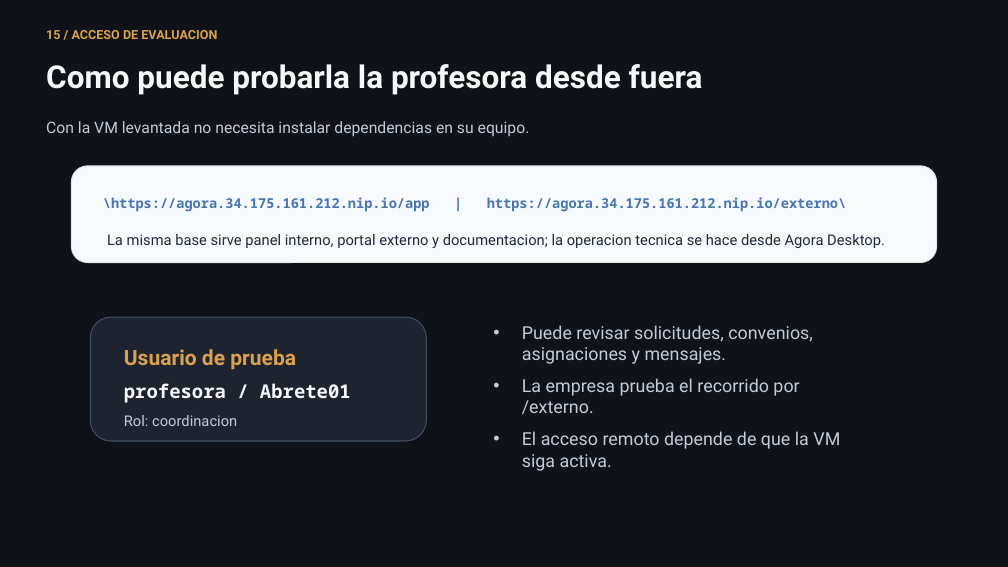
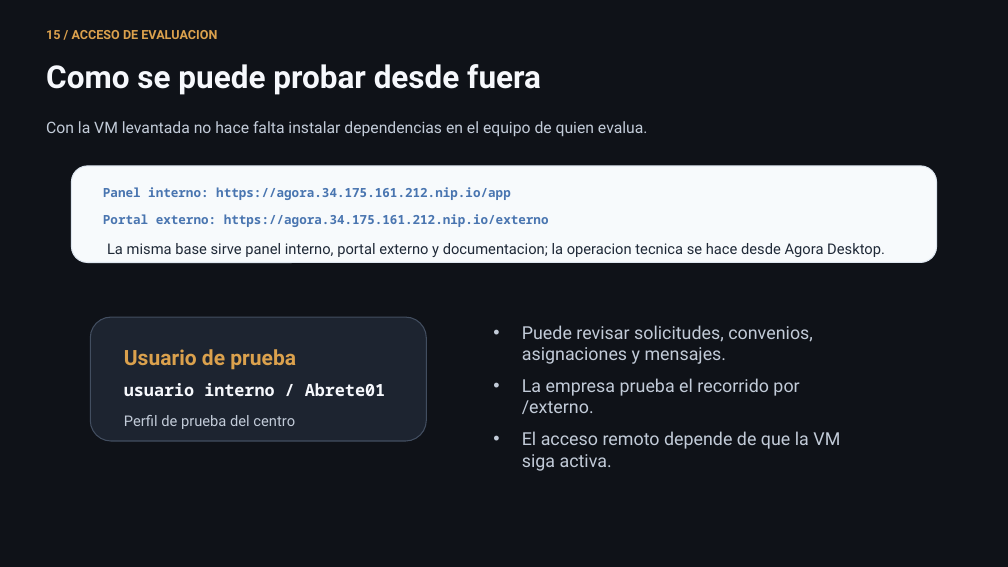
Before and after one commit to lmendez861/TFG-Agora, a slide deck: slide 16 of docs/presentacion-defensa-final.pptx. Drawn at 1008x567 pixels with LibreOffice and Linux fonts; fonts in the diff are those of the drawing. Boxes give left, top, right and bottom in pixels: in the first picture for what was removed or moved away, otherwise in the second. Text is boxed around its words. In the diff, an @@ line names an element or a change of style, - is before the commit and + after.

```diff
--- a/docs/presentacion-defensa-final.pptx
+++ b/docs/presentacion-defensa-final.pptx
@@ text at (46,64,541,95): text changed @@
-Como puede probarla la profesora desde fuera
+Como se puede probar desde fuera
@@ text at (46,121,647,136): text changed @@
-Con la VM levantada no necesita instalar dependencias en su equipo.
+Con la VM levantada no hace falta instalar dependencias en el equipo de quien evalua.
@@ text at (103,187,511,200): text changed; size 13 to 12 pt @@
-\https://agora.34.175.161.212.nip.io/app | https://agora.34.175.161.212.nip.io/externo\
+Panel interno: https://agora.34.175.161.212.nip.io/app
@@ text added at (103,214,549,227), 12 pt, text #4975B0, bold @@
+Portal externo: https://agora.34.175.161.212.nip.io/externo
@@ text "La misma base sirve panel ...": place and size @@
-text "La misma base sirve panel ..." at (107,234,885,248)
+text "La misma base sirve panel ..." at (107,243,885,257)
@@ text at (124,383,385,396): text changed; size 18 to 16 pt @@
-profesora / Abrete01
+usuario interno / Abrete01
@@ text at (124,415,295,429): text changed @@
-Rol: coordinacion
+Perfil de prueba del centro
```
Also in this commit, not shown: 5 other slides changed, 1 slide added, 1 slide removed, 5 other files.
